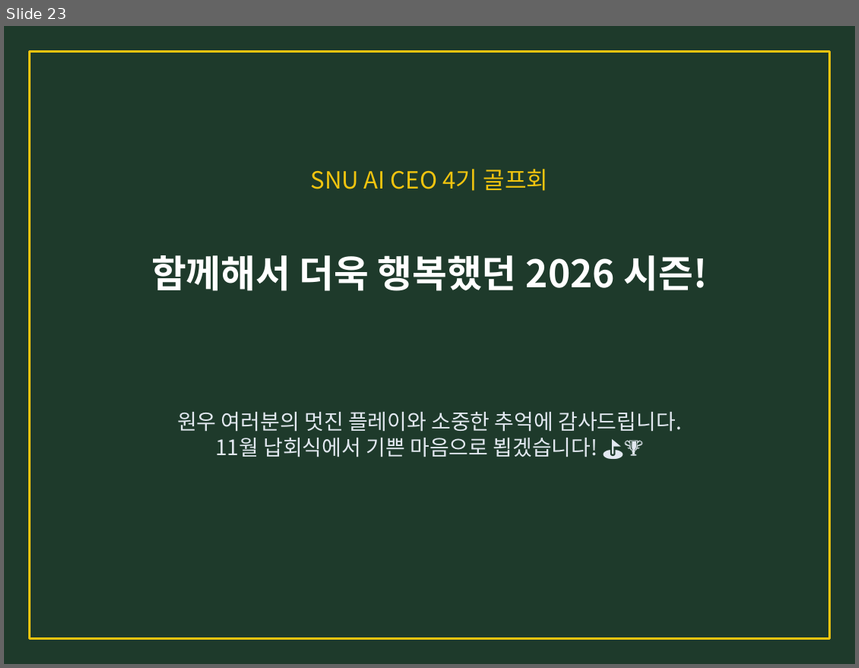
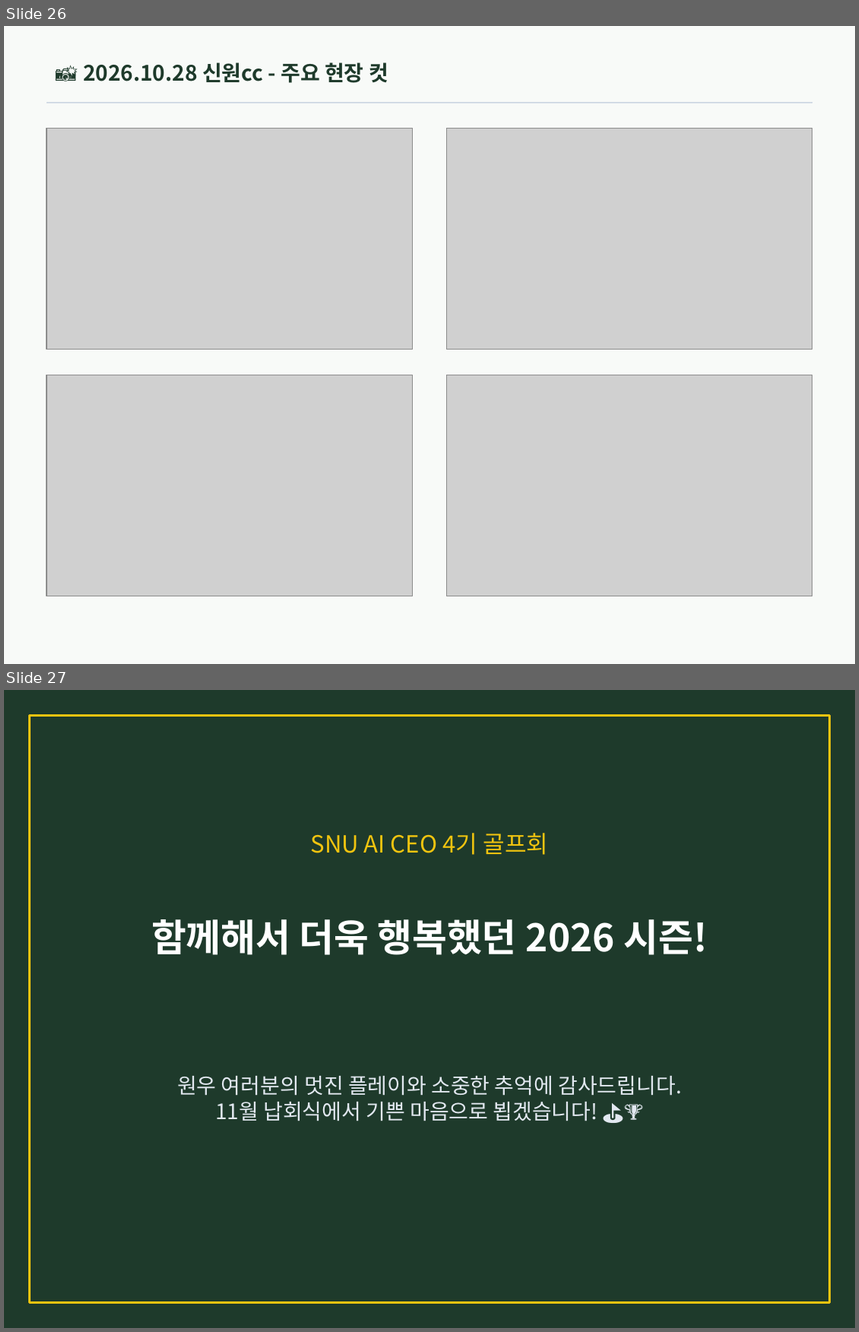
Before and after one commit to BluemMountain/snu-ai-golf4, a slide deck: 2026_SNU_AI_GOLF_Memories.pptx. Shown one above the other, each under a label of ours: slide 23 before the commit, slides 26 and 27 after it. The pictures are 859x668 and 859x1332 pixels, drawn with LibreOffice and Linux fonts; fonts in the diff are those of the drawing; grey boxes stand for pictures. Boxes give left, top, right and bottom in pixels: in the first picture for what was removed or moved away, otherwise in the second. Text is boxed around its words. In the diff, an @@ line names an element or a change of style, - is before the commit and + after.

```diff
--- a/2026_SNU_AI_GOLF_Memories.pptx
+++ b/2026_SNU_AI_GOLF_Memories.pptx
@@ slide 26 added at (4, 26, 855, 664), background #F8FAF8 @@
@@ text added at (83, 62, 389, 83), 18 pt, text #1E3A2B, bold @@
+📸 2026.10.28 신원cc - 주요 현장 컷
@@ line added from (47, 103) to (813, 103), #CBD5E1 1 pt @@
@@ picture added at (47, 128, 413, 350) @@
@@ picture added at (446, 128, 813, 350) @@
@@ picture added at (47, 375, 413, 596) @@
@@ picture added at (446, 375, 813, 596) @@
@@ what was slide 23 is now slide 27 @@
```
Also in this commit, not shown: 2 slides changed, 3 other slides added, 3 other files.
